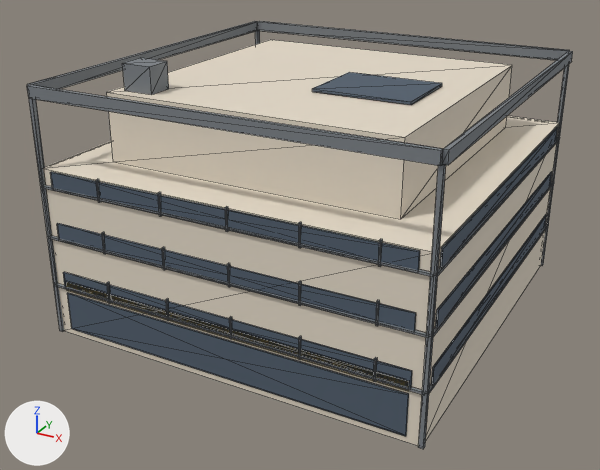
Two versions of the glTF model public/buildings/lot_3x3.glb, one commit apart.
Both versions are drawn from a 50 mm lens placed at (32.9, -30.7, 24.9), pointed at (10.8, 9.3, 4.8). Lighting does not change. The marker at lower left points along +X, +Y and +Z. The first picture is the older version. Mesh edges are drawn as thin lines. Vertices at exactly the same position are counted once.

The older version as bpy lines, for what is in view:
```python
mat_lot_3x3 = principled_material('lot_3x3')
mat_lot_3x3.base_color = (0.78, 0.7, 0.58)  # pale yellow #e5dac8
mat_lot_3x3.roughness = 0.85
me_lot_3x3 = bpy.data.meshes.new('lot_3x3')
me_lot_3x3.from_pydata(...)  # 416 vertices, 636 faces; spans x -0.2..22.8, y -0.2..22.8, z 0.0..15.5
# faces by material slot: [24, 432, 168, 12]
me_lot_3x3.materials.append(mat_lot_3x3)  # pale yellow #e5dac8
me_lot_3x3.materials.append(mat_lot_3x3_trim)  # grey #7c8186
me_lot_3x3.materials.append(mat_lot_3x3_glass)  # greyish blue #505d6c
me_lot_3x3.materials.append(mat_lot_3x3_sign)  # yellow #f6d481
ob_lot_3x3 = bpy.data.objects.new('lot_3x3', me_lot_3x3)
ob_lot_3x3.location = (0.0, 0.0, 0.0)
```
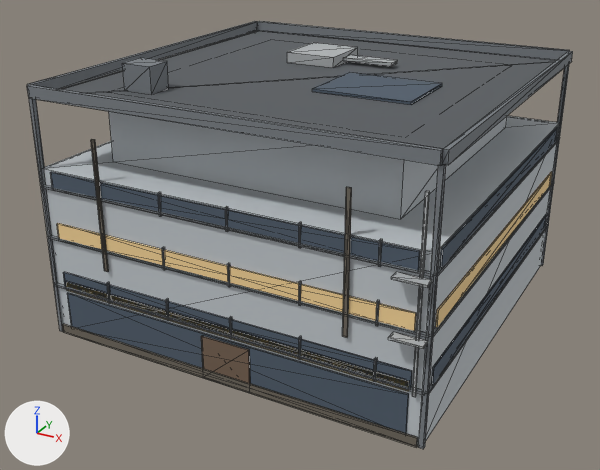
Boxes [x1, y1, x2, y2] around the edits, measured in the pictures (600 x 470 px):
'lot_3x3', recoloured, reshaped
    both: [27, 21, 573, 449]
part 1 of me_lot_3x3, added
    after: [61, 30, 556, 149]
part 2 of me_lot_3x3, added
    after: [287, 43, 358, 68]
part 3 of me_lot_3x3, added
    after: [343, 55, 397, 66]
part 4 of me_lot_3x3, added
    after: [412, 191, 430, 397]
part 5 of me_lot_3x3, added
    after: [388, 332, 428, 349]
part 6 of me_lot_3x3, added
    after: [391, 272, 432, 288]
part 7 of me_lot_3x3, added (brown)
    after: [201, 336, 250, 384]
part 8 of me_lot_3x3, added
    after: [62, 324, 418, 448]
part 9 of me_lot_3x3, added
    after: [91, 139, 109, 272]
part 10 of me_lot_3x3, added
    after: [342, 187, 352, 338]
part 11 of me_lot_3x3, recoloured
    both: [57, 172, 552, 331]

The change, as a list of edits to the scene's bpy script:
```text
Change mat_lot_3x3:
    mat_lot_3x3.base_color: (0.78, 0.7, 0.58) -> (0.55, 0.59, 0.62)  # pale yellow #e5dac8 -> light grey #c4cace
Add mat_lot_3x3_lit_glass:
    mat_lot_3x3_lit_glass = principled_material('lot_3x3_lit_glass')
    mat_lot_3x3_lit_glass.base_color = (0.95, 0.68, 0.32)  # beige #f9d799
    mat_lot_3x3_lit_glass.roughness = 0.85
Add mat_lot_3x3_dirt:
    mat_lot_3x3_dirt = principled_material('lot_3x3_dirt')
    mat_lot_3x3_dirt.base_color = (0.16, 0.14, 0.11)  # brown #6f695d
    mat_lot_3x3_dirt.roughness = 0.85
Add mat_lot_3x3_door:
    mat_lot_3x3_door = principled_material('lot_3x3_door')
    mat_lot_3x3_door.base_color = (0.18, 0.12, 0.08)  # brown #766150
    mat_lot_3x3_door.roughness = 0.85
Add mat_lot_3x3_roof_felt:
    mat_lot_3x3_roof_felt = principled_material('lot_3x3_roof_felt')
    mat_lot_3x3_roof_felt.base_color = (0.1, 0.11, 0.12)  # dark grey #595d61
    mat_lot_3x3_roof_felt.roughness = 0.85
Add mat_lot_3x3_metal:
    mat_lot_3x3_metal = principled_material('lot_3x3_metal')
    mat_lot_3x3_metal.base_color = (0.44, 0.46, 0.47)  # grey #b1b5b6
    mat_lot_3x3_metal.roughness = 0.85
Change me_lot_3x3:
    used by ob_lot_3x3; location = (0.0, 0.0, 0.0)
    remove me_lot_3x3.from_pydata(...)  # 416 vertices, 636 faces; spans x -0.2..22.8, y -0.2..22.8, z 0.0..15.5
    add me_lot_3x3.from_pydata(...)  # 504 vertices, 768 faces; spans x -0.2..22.8, y -0.8..22.8, z 0.0..15.5
    me_lot_3x3 part 1: a new loose piece, a box spanning x 0.2..22.3, y 0.2..22.3, z 14.01..14.05, in mat_lot_3x3_roof_felt (dark grey #595d61)
    me_lot_3x3 part 2: a new loose piece, a box spanning x 7.65..10.8, y 13.5..16.88, z 14.08..14.72, in mat_lot_3x3_metal (grey #b1b5b6)
    me_lot_3x3 part 3: a new loose piece, a box spanning x 10.8..13.95, y 14.85..15.75, z 14.25..14.45, in mat_lot_3x3_metal (grey #b1b5b6)
    me_lot_3x3 part 4: a new loose piece, a box spanning x 21.95..22.09, y -0.23..-0.12, z 2.8..12.8, in mat_lot_3x3_metal (grey #b1b5b6)
    me_lot_3x3 part 5: a new loose piece, a box spanning x 20.85..22.5, y -0.75..-0.2, z 5.75..5.87, in mat_lot_3x3_metal (grey #b1b5b6)
    me_lot_3x3 part 6: a new loose piece, a box spanning x 20.85..22.5, y -0.75..-0.2, z 8.75..8.87, in mat_lot_3x3_metal (grey #b1b5b6)
    me_lot_3x3 part 7: a new loose piece, a box spanning x 10.125..13.05, y -0.12..-0.02, z 0.0..2.55, in mat_lot_3x3_door (brown #766150)
    me_lot_3x3 part 8: a new loose piece, a box spanning x 0.2..22.3, y -0.18..-0.1, z 0.0..0.55, in mat_lot_3x3_dirt (brown #6f695d)
    me_lot_3x3 part 9: a new loose piece, a box spanning x 3.93..4.17, y -0.19..-0.11, z 4.9..12.32, in mat_lot_3x3_dirt (brown #6f695d)
    me_lot_3x3 part 10: a new loose piece, a box spanning x 18.33..18.57, y -0.19..-0.11, z 4.9..12.32, in mat_lot_3x3_dirt (brown #6f695d)
    me_lot_3x3 part 11: 24 faces spanning x 0.7..22.6, y -0.1..21.8, z 6.0..7.0 switch from mat_lot_3x3_glass (greyish blue #505d6c) to mat_lot_3x3_lit_glass (beige #f9d799)
    other edits to the shape of me_lot_3x3 do not show in these pictures
    add me_lot_3x3.materials.append(mat_lot_3x3_roof_felt)  # dark grey #595d61
    add me_lot_3x3.materials.append(mat_lot_3x3_metal)  # grey #b1b5b6
    add me_lot_3x3.materials.append(mat_lot_3x3_door)  # brown #766150
    add me_lot_3x3.materials.append(mat_lot_3x3_dirt)  # brown #6f695d
```
